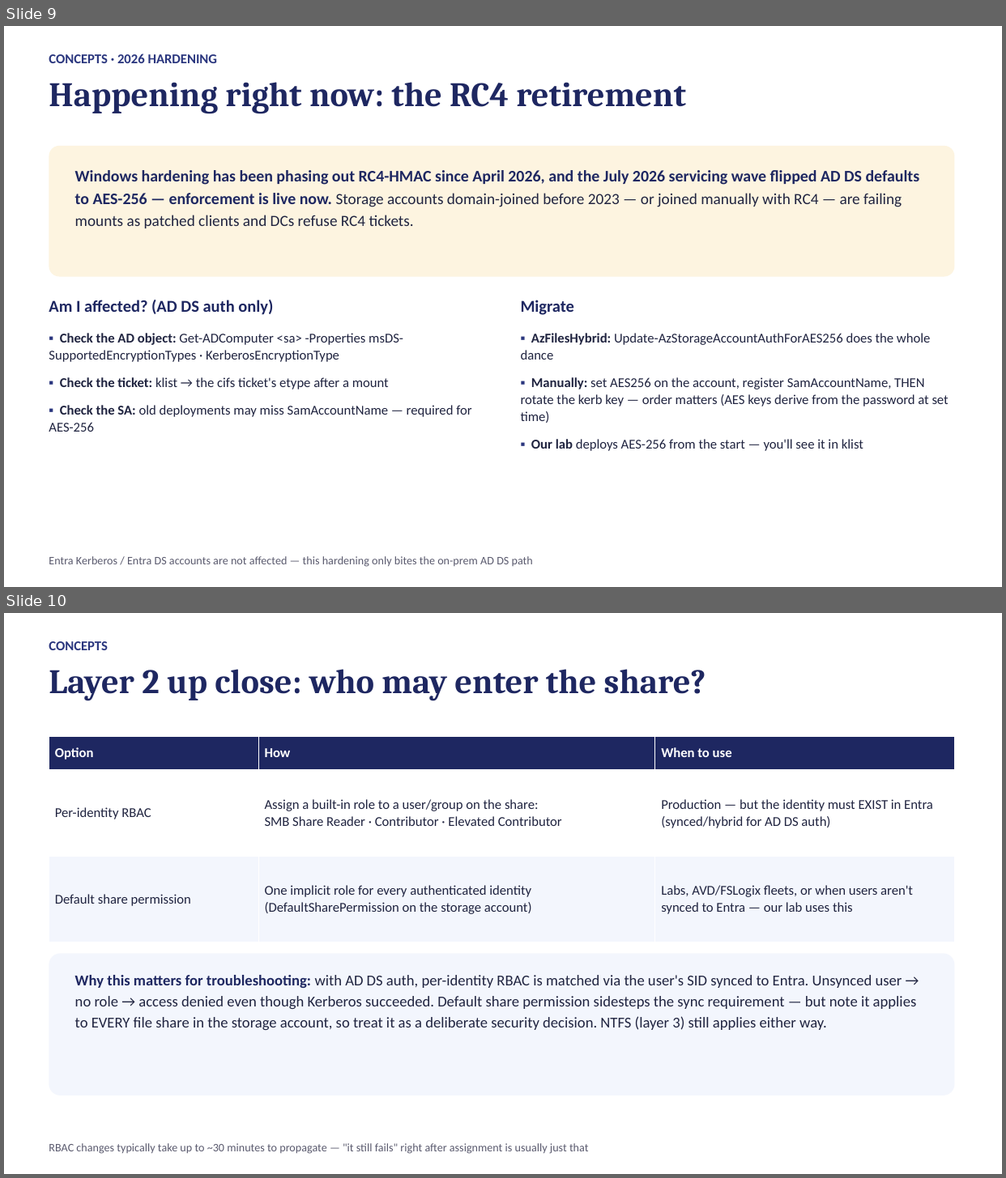
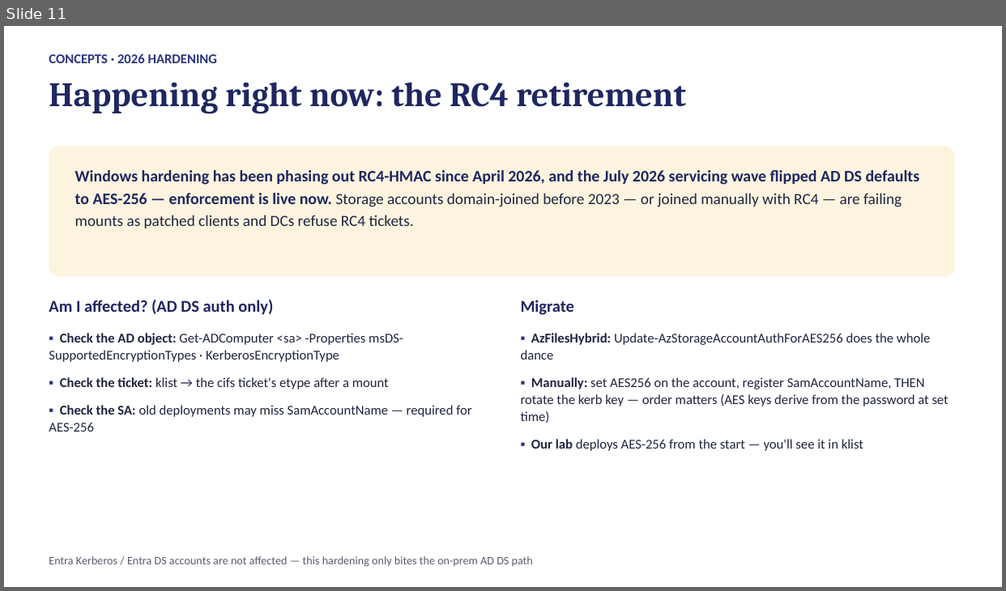
Before and after one commit to kmin1223/azfiles-lab, a slide deck: session1-adds-deck.pptx. Shown one above the other, each under a label of ours: slides 9 and 10 before the commit, slide 11 after it. The pictures are 1006x1178 and 1006x591 pixels, drawn with LibreOffice and Linux fonts; fonts in the diff are those of the drawing. Boxes give left, top, right and bottom in pixels: in the first picture for what was removed or moved away, otherwise in the second. Text is boxed around its words. In the diff, an @@ line names an element or a change of style, - is before the commit and + after.

```diff
--- a/session1-adds-deck.pptx
+++ b/session1-adds-deck.pptx
@@ slide 10 removed at [4, 613, 1002, 1174], background #FFFFFF @@
@@ text removed at [49, 641, 108, 650] @@
-CONCEPTS
@@ text removed at [49, 669, 706, 701] @@
-Layer 2 up close: who may enter the share?
@@ table removed at [49, 736, 955, 943], 3 rows, 3 columns @@
-Option | How | When to use
-Per-identity RBAC | Assign a built-in role to a user/group on the share: SMB Share Reader · Contributor · Elevated Contributor | Production — but the identity must EXIST in Entra (synced/hybrid for AD DS auth)
-Default share permission | One implicit role for every authenticated identity (DefaultSharePermission on the storage account) | Labs, AVD/FSLogix fleets, or when users aren't synced to Entra — our lab uses this
@@ rounded rectangle removed at [49, 954, 955, 1096] @@
@@ text removed at [75, 975, 917, 1030] @@
-Why this matters for troubleshooting: with AD DS auth, per-identity RBAC is matched via the user's SID synced to Entra. Unsynced user → no role → access denied even though Kerberos succeeded. Default share permission sidesteps the sync requirement — but note it applies to EVERY file share in the storage account, so treat it as a deliberate security decision. NTFS (layer 3) still applies either way.
@@ text removed at [49, 1144, 589, 1154] @@
-RBAC changes typically take up to ~30 minutes to propagate — "it still fails" right after assignment is usually just that
@@ what was slide 9 is now slide 11 @@
```
Also in this commit, not shown: 4 slides changed, 3 slides added, 1 other slide removed, 7 other files.
